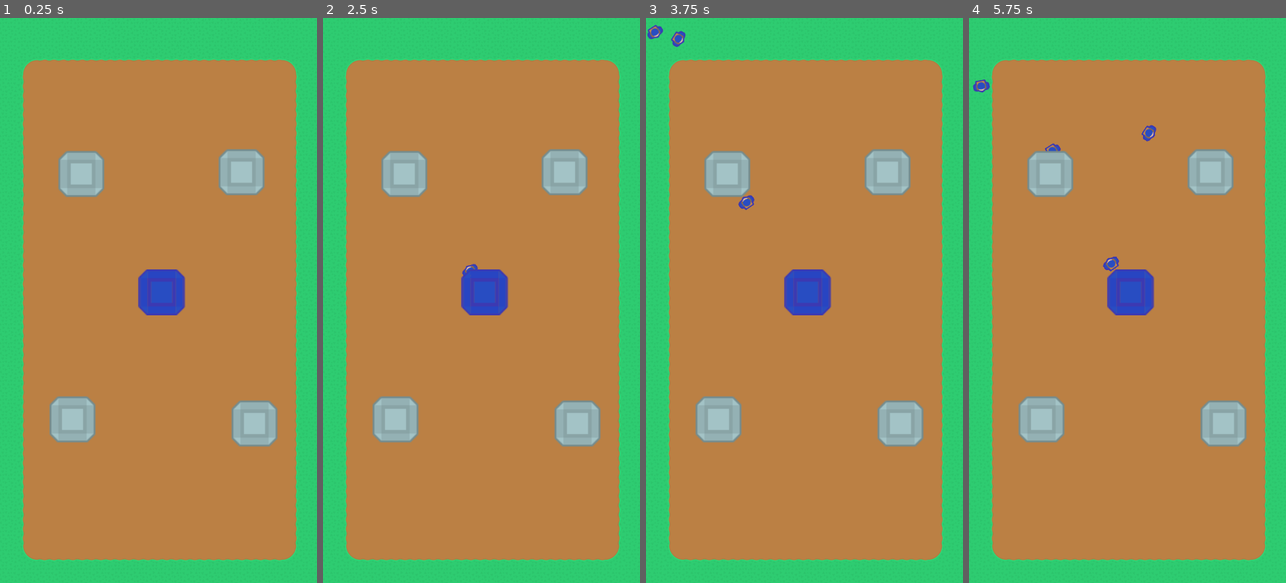
Above: before the commit, frames 1-4 (left to right).
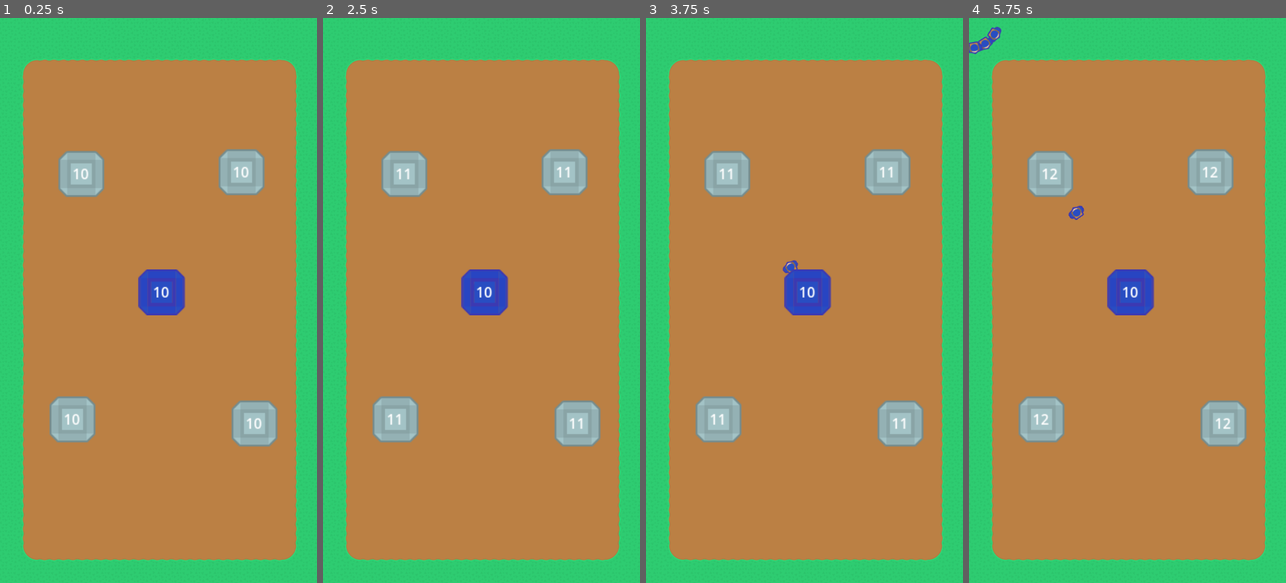
Above: after the commit, the same moments.

Repository: paularolim/tower-defense-godot
Game: Godot game, scene res://scenes/levels/level_1.tscn
The game is run twice, just before and just after one commit, with the same random seed, the same clock (stepped at 60 frames per second) and the same inputs.
Inputs (mouse positions are in pixels of both pictures, inside the frame that each line leads up to):
- Up to frame 1 (0.25 s): no input
- Up to frame 2 (2.5 s): tap Enter at 0.5, 2 s; move the mouse to (484, 294) at 0.52 s; click (484, 294) at 0.67 s; tap Space at 1.25 s; move the mouse to (405, 176) at 1.27 s; click (405, 176) at 1.42 s; move the mouse to (563, 170) at 2.02 s; click (563, 170) at 2.17 s
- Up to frame 3 (3.75 s): move the mouse to (899, 424) at 2.77 s; click (899, 424) at 2.92 s; move the mouse to (718, 419) at 3.52 s; click (718, 419) at 3.67 s
- Up to frame 4 (5.75 s): move the mouse to (1032, 215) at 4.27 s; click (1032, 215) at 4.42 s; move the mouse to (1143, 300) at 5.02 s; click (1143, 300) at 5.17 s

The runs differ from the first frame. In frame 1, 0.2% of the frame differs, in the area x 20-83%, y 26-73%; in frame 2, 0.2%; in frame 3, 0.5%; in frame 4, 0.9%, in the area x 0-83%, y 1-73%.

Commit message:
feat: define tower score and increase idle life

Diff:
--- a/scenes/levels/level_1.tscn
+++ b/scenes/levels/level_1.tscn
@@ -17,19 +17,24 @@
 position = Vector2(551, 932)
 scale = Vector2(3, 3)
 skin_type = 1
+score = 10
 
 [node name="Tower2" parent="." instance=ExtResource("2_nsjvg")]
 position = Vector2(277, 530)
 scale = Vector2(3, 3)
+score = 10
 
 [node name="Tower3" parent="." instance=ExtResource("2_nsjvg")]
 position = Vector2(823, 524)
 scale = Vector2(3, 3)
+score = 10
 
 [node name="Tower4" parent="." instance=ExtResource("2_nsjvg")]
 position = Vector2(867, 1378)
 scale = Vector2(3, 3)
+score = 10
 
 [node name="Tower5" parent="." instance=ExtResource("2_nsjvg")]
 position = Vector2(247, 1364)
 scale = Vector2(3, 3)
+score = 10
--- a/scenes/towers/tower.gd
+++ b/scenes/towers/tower.gd
@@ -30,18 +30,24 @@
 var path_quantity = 0
 
 @export var skin_type: SKIN_TYPE
+@export var score : int
 
 @onready var pawn_scene : PackedScene = preload("res://scenes/characters/pawn.tscn")
 
 @onready var spawn_timer = $SpawnTimer
+@onready var life_timer = $LifeTimer
 @onready var skin = $Sprite2D
 @onready var controller = get_parent().get_node("Controller")
+
+@onready var score_label = $UI/Label
 
 var path_color : Color
 
 func _ready() -> void:
 	set_skin()
+	update_ui()
 	spawn_timer.start()
+	life_timer.start()
 
 func _on_input_event(_viewport: Node, event: InputEvent, _shape_idx: int) -> void:
 	if event is InputEventMouseButton and event.pressed:
@@ -64,6 +70,9 @@
 			var path_follow_instance = path_instance.get_child(0)
 			spawn(path_follow_instance)
 
+func _on_life_timer_timeout() -> void:
+	update_life()
+
 func set_skin() -> void:
 	var current = skins[skin_type]
 	skin.texture = current.texture
@@ -73,3 +82,11 @@
 	var instance = pawn_scene.instantiate()
 	instance.scale = Vector2(2, 2)
 	path_follow_instance.add_child(instance)
+
+func update_life() -> void:
+	if path_quantity == 0:
+		score += 1
+		update_ui()
+
+func update_ui() -> void:
+	score_label.text = str(score)
--- a/scenes/towers/tower.tscn
+++ b/scenes/towers/tower.tscn
@@ -16,7 +16,26 @@
 shape = SubResource("RectangleShape2D_uuy3w")
 
 [node name="SpawnTimer" type="Timer" parent="."]
-wait_time = 0.5
+wait_time = 2.0
+
+[node name="LifeTimer" type="Timer" parent="."]
+wait_time = 2.0
+
+[node name="UI" type="Control" parent="."]
+layout_mode = 3
+anchors_preset = 0
+offset_right = 40.0
+offset_bottom = 40.0
+
+[node name="Label" type="Label" parent="UI"]
+layout_mode = 0
+offset_left = -20.0
+offset_top = -12.0
+offset_right = 20.0
+offset_bottom = 11.0
+text = "00"
+horizontal_alignment = 1
 
 [connection signal="input_event" from="." to="." method="_on_input_event"]
 [connection signal="timeout" from="SpawnTimer" to="." method="_on_spawn_timer_timeout"]
+[connection signal="timeout" from="LifeTimer" to="." method="_on_life_timer_timeout"]
